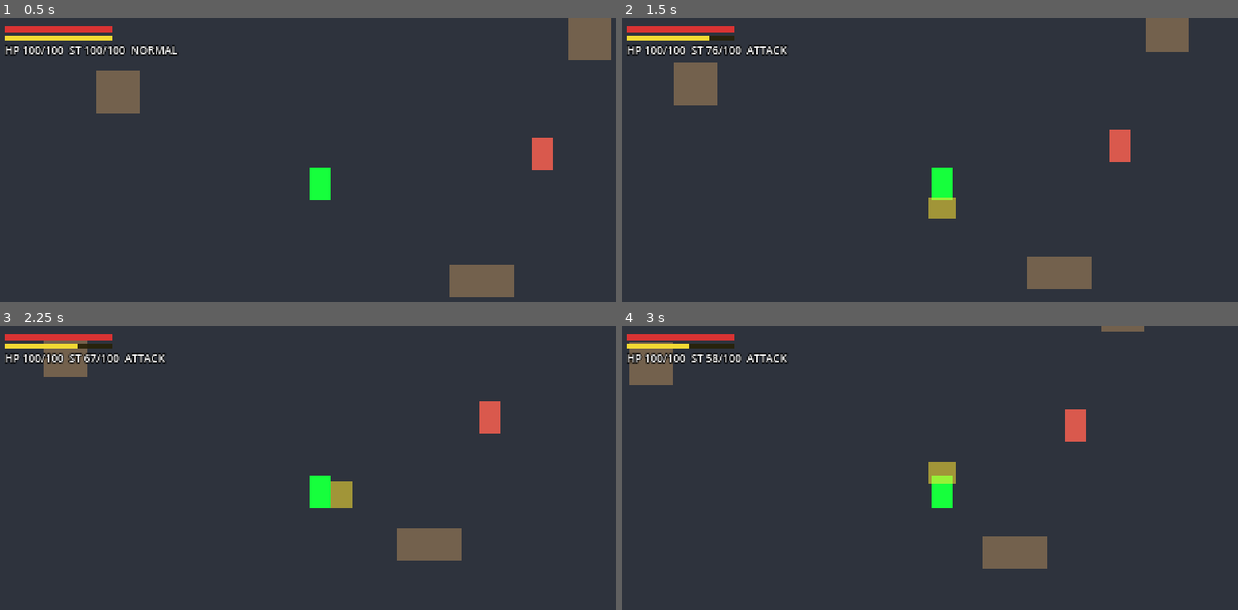
Above: before the commit, frames 1-4 (two rows, left to right).
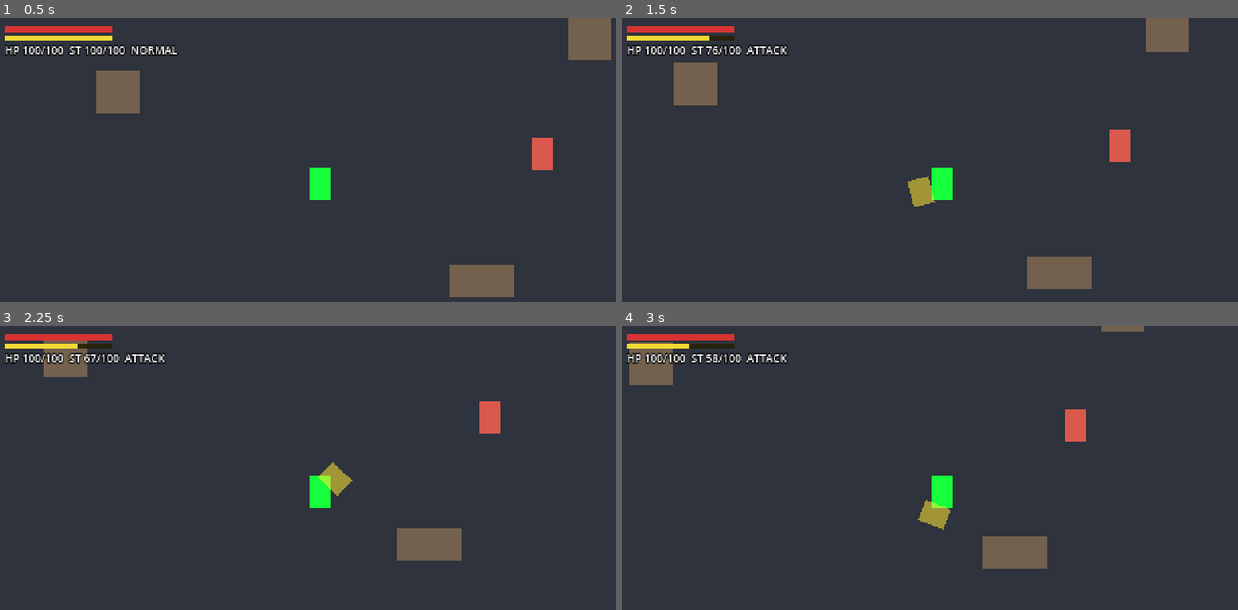
Above: after the commit, the same moments.

Repository: 7sda58/WEAPON_MASTERY_RPG
Game: Godot game, scene res://scenes/levels/test_arena.tscn
Same seed, same stepped clock (60 frames per second), same inputs: the game is played once before the commit and once after it.
Inputs (mouse positions are in pixels of both pictures, inside the frame that each line leads up to):
- Up to frame 1 (0.5 s): no input
- Up to frame 2 (1.5 s): tap Enter at 0.5 s; move the mouse to (1084, 182) at 0.52 s; hold D (move_right) 0.53-1.28 s; click (1084, 182) at 0.6 s; move the mouse to (812, 219) at 1.27 s; hold S (move_down) from 1.28 s (still down); click (812, 219) at 1.35 s
- Up to frame 3 (2.25 s): move the mouse to (381, 428) at 2.02 s; release S (move_down) at 2.03 s; hold D (move_right) from 2.03 s (still down); click (381, 428) at 2.1 s
- Up to frame 4 (3 s): move the mouse to (911, 581) at 2.77 s; release D (move_right) at 2.78 s; hold W (move_up) from 2.78 s (still down); click (911, 581) at 2.85 s

Frame 1 is identical in both runs. In frame 2, 0.6% of the frame differs, in the area x 46-55%, y 55-71%; in frame 3, 0.5%; in frame 4, 0.7%, in the area x 48-55%, y 47-72%.

Commit message:
2.9-2.10: basic attack, mouse aim, hitbox/hurtbox, debug HUD, damage numbers

Diff:
--- a/scripts/player/player.gd
+++ b/scripts/player/player.gd
@@ -3,12 +3,18 @@
 ## ตัวละครผู้เล่น
 ## Task 2.3 — Movement: เดิน 8 ทิศ ความเร็วแนวทแยงเท่าแนวตรง
 ## Task 2.7 / 2.8 — HealthComponent และ StaminaComponent
-## Task 2.9 — Basic Attack: นับเวลาเป็นเฟรม (60 เฟรม = 1 วินาที)
+## Task 2.9 — Basic Attack: นับเวลาเป็นเฟรม (60 เฟรม = 1 วินาที) / เล็งด้วยเมาส์ (Task 1.2)
 
 enum State { NORMAL, ATTACK, DEAD }
 
 ## ความเร็วเดิน (พิกเซลต่อวินาที)
 @export var walk_speed: float = 90.0
+
+@export_group("Aim")
+## true = โจมตีไปทางเมาส์ | false = โจมตีไปทางที่เดินอยู่
+@export var aim_with_mouse: bool = true
+## true = ล็อกทิศโจมตีเป็น 8 ทิศ | false = เล็งได้ทุกองศา
+@export var snap_aim_8_directions: bool = false
 
 @export_group("Basic Attack (หน่วย: เฟรม)")
 ## ช่วงง้าง — ยังไม่โดน
@@ -71,8 +77,20 @@
 	state = State.ATTACK
 	_state_frame = 0
 	velocity = Vector2.ZERO
+	if aim_with_mouse:
+		facing = _get_mouse_direction()  # หันตัวไปทางเมาส์ก่อนฟัน
 	hitbox.damage = attack_damage
 	hitbox.rotation = facing.angle()  # หมุน Hitbox ไปทางที่หันอยู่
+
+
+## ทิศจากตัวละครไปยังเมาส์ (วัดจากจุดกลางลำตัว ไม่ใช่เท้า)
+func _get_mouse_direction() -> Vector2:
+	var dir: Vector2 = get_global_mouse_position() - hitbox.global_position
+	if dir.length() < 1.0:
+		return facing  # เมาส์อยู่บนตัวพอดี — ใช้ทิศเดิม
+	if snap_aim_8_directions:
+		dir = Vector2.RIGHT.rotated(snappedf(dir.angle(), PI / 4.0))
+	return dir.normalized()
 
 
 func _state_attack() -> void:
